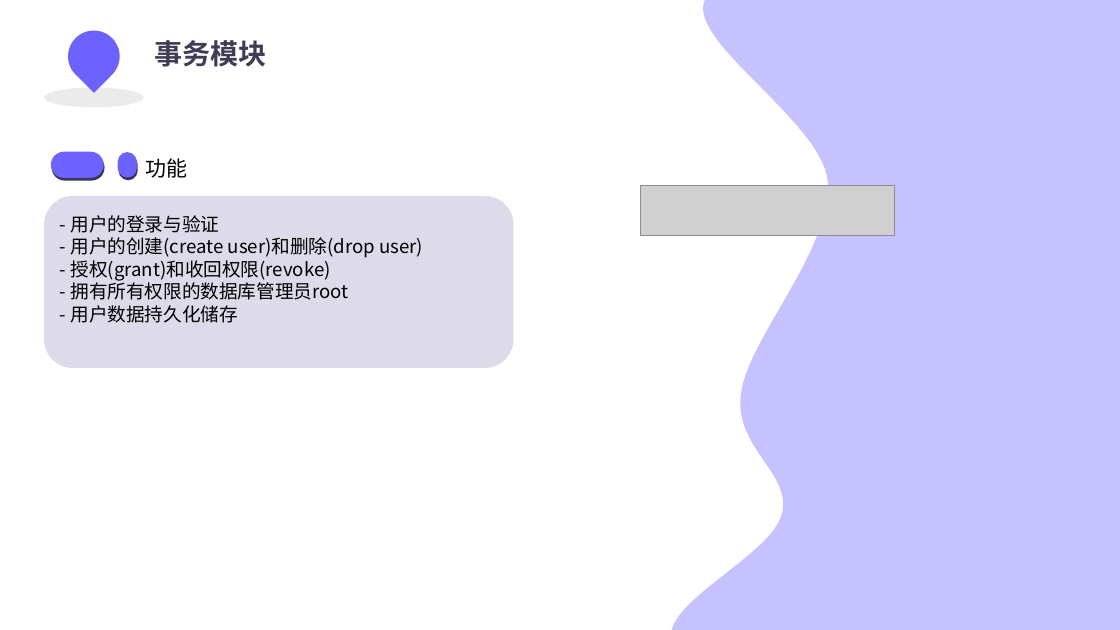
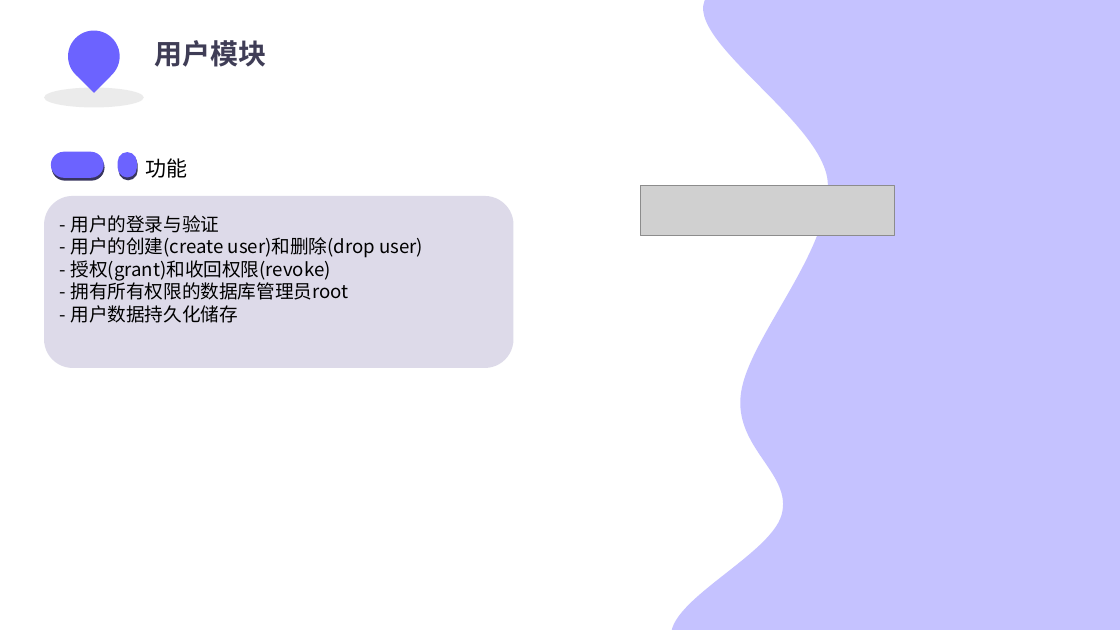
Before and after one commit to list17/thssDB, a slide deck: slide 8 of doc/pre/CourseDB-Pre.pptx. Drawn at 1120x630 pixels with LibreOffice and Linux fonts; fonts in the diff are those of the drawing; grey boxes stand for pictures; background and template pictures are left out. Boxes give left, top, right and bottom in pixels: in the first picture for what was removed or moved away, otherwise in the second. Text is boxed around its words. In the diff, an @@ line names an element or a change of style, - is before the commit and + after.

Commit message:
update pre/*.ppt

```diff
--- a/doc/pre/CourseDB-Pre.pptx
+++ b/doc/pre/CourseDB-Pre.pptx
@@ text at [154, 40, 266, 67]: text changed @@
-事务模块
+用户模块
```
